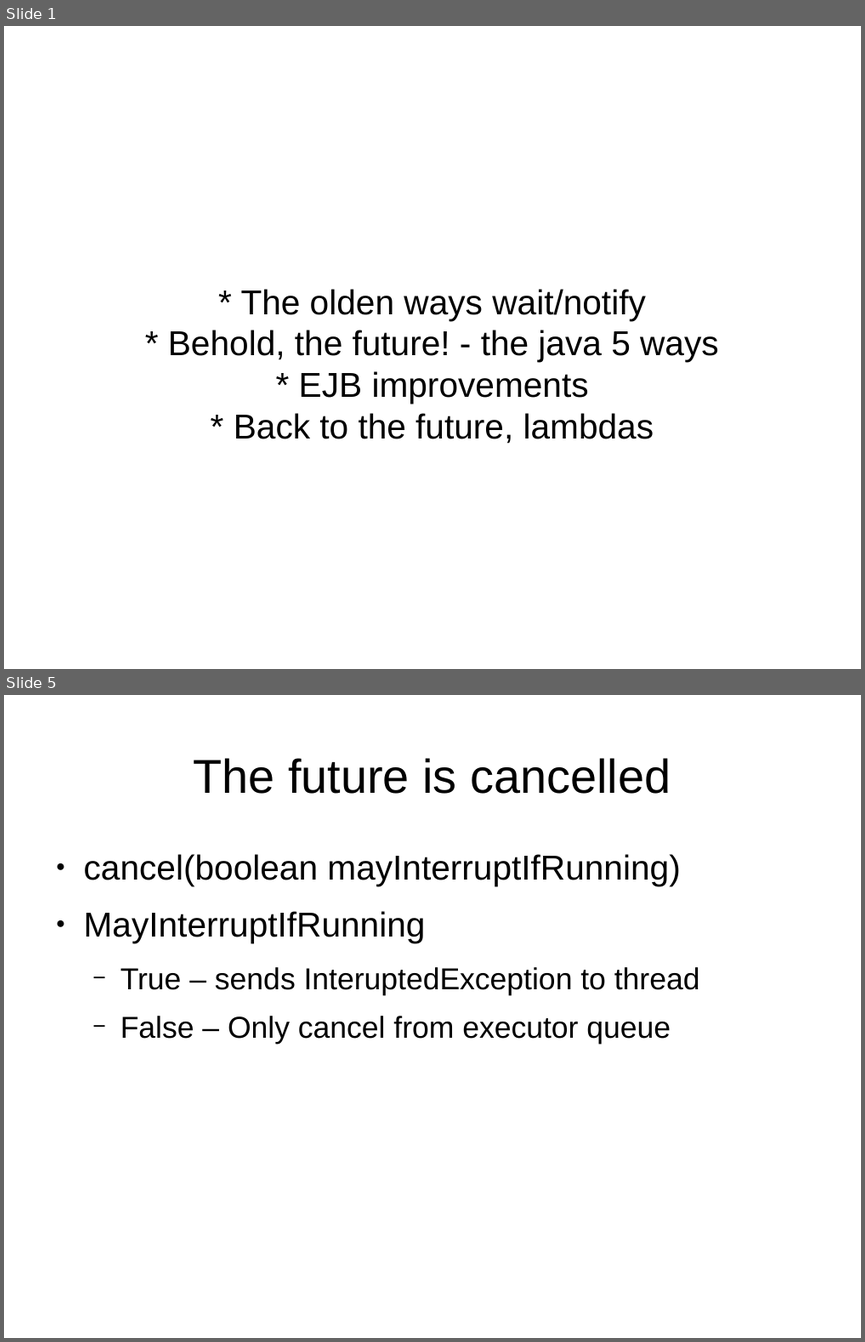
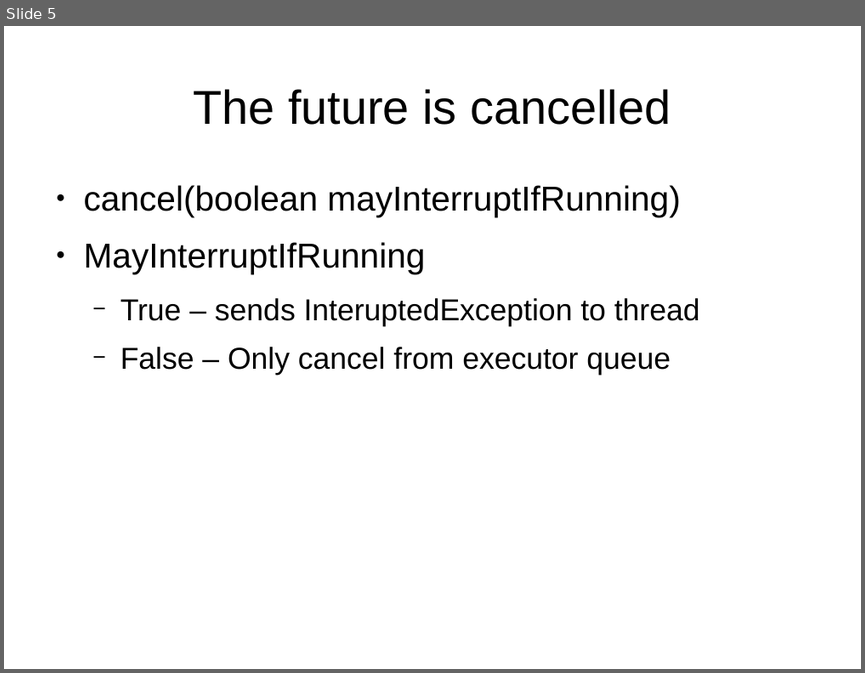
Before and after one commit to vandersson/CompletableFutureDemo, a slide deck: completablefuture.odp. Shown one above the other, each under a label of ours: slides 1 and 5 before the commit, slide 5 after it; the slides between them are not shown. The pictures are 865x1342 and 865x673 pixels, drawn with LibreOffice and Linux fonts; fonts in the diff are those of the drawing. Boxes give left, top, right and bottom in pixels: in the first picture for what was removed or moved away, otherwise in the second. Text is boxed around its words. In the diff, an @@ line names an element or a change of style, - is before the commit and + after.

```diff
--- a/completablefuture.odp
+++ b/completablefuture.odp
@@ slide 1 removed at (4, 26, 861, 669), background #FFFFFF @@
@@ subtitle removed at (168, 289, 719, 443) @@
-* The olden ways wait/notify
-* Behold, the future! - the java 5 ways
-* EJB improvements
-* Back to the future, lambdas
```
Also in this commit, not shown: 3 slides changed, 2 slides added, 1 other slide removed, 5 other files.
